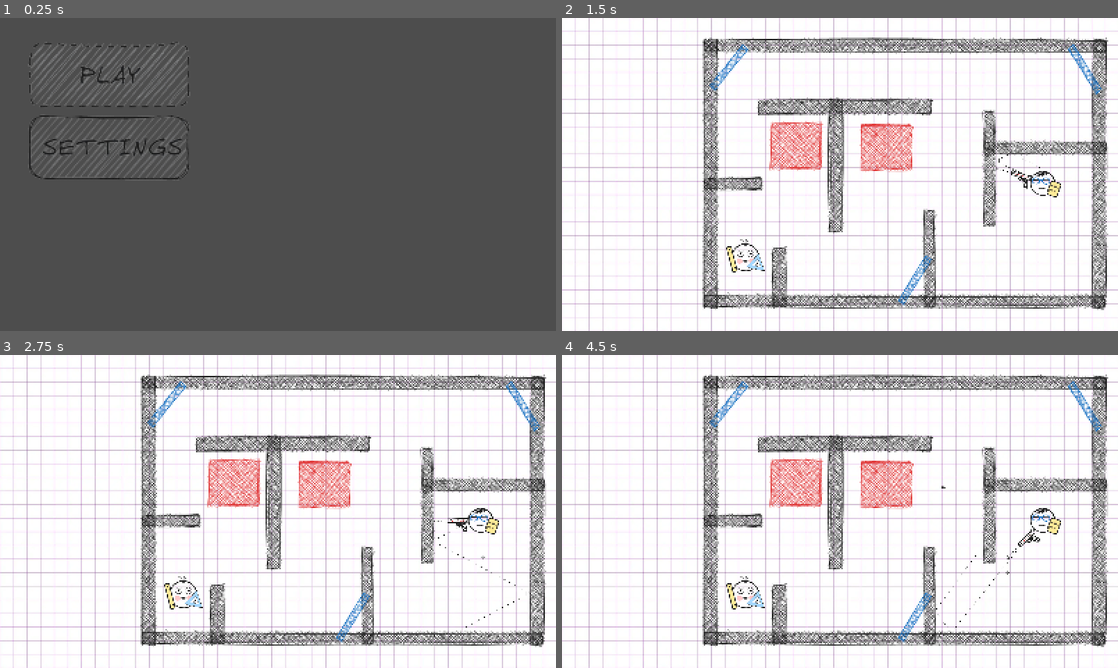
Above: before the commit, frames 1-4 (two rows, left to right).
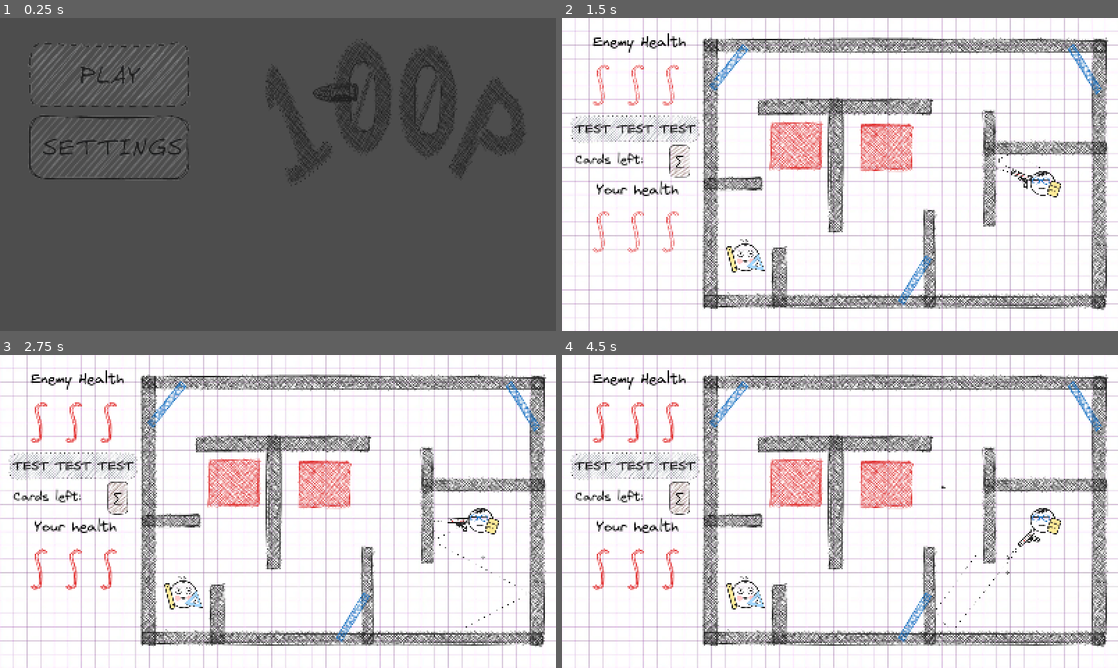
Above: after the commit, the same moments.

Repository: RebellionDevs/100P
Game: Godot game, scene res://scenes/main_menu.tscn
Same seed, same stepped clock (60 frames per second), same inputs: the game is played once before the commit and once after it.
Inputs (mouse positions are in pixels of both pictures, inside the frame that each line leads up to):
- Up to frame 1 (0.25 s): no input
- Up to frame 2 (1.5 s): click (673, 74) at 0.5 s; tap Enter at 1.25 s; move the mouse to (962, 158) at 1.27 s; click (962, 158) at 1.42 s
- Up to frame 3 (2.75 s): move the mouse to (166, 527) at 2.02 s; click (166, 527) at 2.17 s
- Up to frame 4 (4.5 s): move the mouse to (895, 442) at 2.77 s; click (895, 442) at 2.92 s; move the mouse to (812, 574) at 3.52 s; click (812, 574) at 3.67 s; move the mouse to (1006, 558) at 4.27 s; click (1006, 558) at 4.42 s

The runs differ from the first frame. In frame 1, 2.7% of the frame differs, in the area x 47-95%, y 6-54%; in frame 2, 2.5%; in frame 3, 2.6%; in frame 4, 2.6%.

Commit message:
feat: add textures, animate some stuff, start doing game UI

Diff:
--- a/scenes/game.tscn
+++ b/scenes/game.tscn
@@ -2,6 +2,16 @@
 
 [ext_resource type="Texture2D" uid="uid://byop1bjfun2tx" path="res://assets/sprites/background.png" id="1_uwrxv"]
 [ext_resource type="Script" uid="uid://d4mywpr5tytwv" path="res://scripts/game.gd" id="1_yqjtg"]
+[ext_resource type="Texture2D" uid="uid://dryywwoixpc" path="res://assets/sprites/frame.png" id="3_0tnpc"]
+[ext_resource type="Script" uid="uid://cv4asrr6wuluv" path="res://scripts/player_health.gd" id="3_lnu2h"]
+[ext_resource type="Texture2D" uid="uid://mlx6aiv6pnji" path="res://assets/sprites/health_point.png" id="4_iywne"]
+[ext_resource type="Texture2D" uid="uid://d3hx1c5it02ak" path="res://assets/sprites/health_point_empty.png" id="5_p57ef"]
+[ext_resource type="Texture2D" uid="uid://c5jncr7xtu3hs" path="res://assets/sprites/health_point_2.png" id="5_u5sy4"]
+[ext_resource type="Texture2D" uid="uid://beil6p7y5iwn5" path="res://assets/sprites/health_point_empty_2.png" id="7_gee14"]
+[ext_resource type="FontFile" uid="uid://j2ekcpybxtmh" path="res://assets/fonts/Virgil.woff2" id="8_gee14"]
+[ext_resource type="Texture2D" uid="uid://xgstx3b6tlbq" path="res://assets/sprites/card_icon.png" id="10_vtaks"]
+[ext_resource type="Script" uid="uid://bdhbnwmnpyok2" path="res://scripts/texture_rect.gd" id="11_kvpfn"]
+[ext_resource type="Texture2D" uid="uid://drfm7g5ccxcv4" path="res://assets/sprites/card_icon_2.png" id="12_dinhu"]
 
 [node name="Game" type="Node2D" unique_id=1915535653]
 script = ExtResource("1_yqjtg")
@@ -13,3 +23,88 @@
 stretch_mode = 1
 
 [node name="CurrentLevel" type="Node2D" parent="." unique_id=1779409398]
+
+[node name="UI" type="CanvasLayer" parent="." unique_id=2025582642]
+
+[node name="EnemyHealthLabel" type="Label" parent="UI" unique_id=2007637560]
+offset_left = 89.0
+offset_top = 43.0
+offset_right = 357.0
+offset_bottom = 97.0
+theme_override_colors/font_color = Color(0, 0, 0, 1)
+theme_override_fonts/font = ExtResource("8_gee14")
+theme_override_font_sizes/font_size = 42
+text = "Enemy Health"
+
+[node name="TextureRect" type="TextureRect" parent="UI" unique_id=954322678]
+offset_left = 12.0
+offset_top = 271.0
+offset_right = 408.0
+offset_bottom = 368.0
+texture = ExtResource("3_0tnpc")
+
+[node name="PlayerHealth" type="Control" parent="UI" unique_id=1667335123]
+layout_mode = 3
+anchors_preset = 0
+offset_left = 37.0
+offset_top = 540.0
+offset_right = 77.0
+offset_bottom = 580.0
+script = ExtResource("3_lnu2h")
+heart_full_frames = Array[Texture2D]([ExtResource("4_iywne"), ExtResource("5_u5sy4")])
+heart_empty_frames = Array[Texture2D]([ExtResource("5_p57ef"), ExtResource("7_gee14")])
+heart_size = Vector2(150, 150)
+spacing = -50.0
+
+[node name="PlayerHealthLabel" type="Label" parent="UI" unique_id=568801195]
+offset_left = 99.0
+offset_top = 468.0
+offset_right = 334.0
+offset_bottom = 522.0
+theme_override_colors/font_color = Color(0, 0, 0, 1)
+theme_override_fonts/font = ExtResource("8_gee14")
+theme_override_font_sizes/font_size = 42
+text = "Your health"
+
+[node name="EnemyHealth" type="Control" parent="UI" unique_id=1017973841]
+layout_mode = 3
+anchors_preset = 0
+offset_left = 37.0
+offset_top = 118.0
+offset_right = 77.0
+offset_bottom = 158.0
+script = ExtResource("3_lnu2h")
+heart_full_frames = Array[Texture2D]([ExtResource("4_iywne"), ExtResource("5_u5sy4")])
+heart_empty_frames = Array[Texture2D]([ExtResource("5_p57ef"), ExtResource("7_gee14")])
+heart_size = Vector2(150, 150)
+spacing = -50.0
+
+[node name="GameState" type="Label" parent="UI" unique_id=2139842887]
+offset_left = 37.0
+offset_top = 298.0
+offset_right = 385.0
+offset_bottom = 344.0
+theme_override_colors/font_color = Color(0, 0, 0, 1)
+theme_override_fonts/font = ExtResource("8_gee14")
+theme_override_font_sizes/font_size = 36
+text = "TEST TEST TEST"
+
+[node name="CardLeft" type="Label" parent="UI" unique_id=1050519130]
+offset_left = 38.0
+offset_top = 386.0
+offset_right = 253.0
+offset_bottom = 432.0
+theme_override_colors/font_color = Color(0, 0, 0, 1)
+theme_override_fonts/font = ExtResource("8_gee14")
+theme_override_font_sizes/font_size = 36
+text = "Cards left: "
+
+[node name="TextureRect" type="TextureRect" parent="UI/CardLeft" unique_id=1024835854]
+layout_mode = 0
+offset_left = 262.0
+offset_top = -30.0
+offset_right = 339.0
+offset_bottom = 81.0
+texture = ExtResource("10_vtaks")
+script = ExtResource("11_kvpfn")
+frames = Array[Texture2D]([ExtResource("10_vtaks"), ExtResource("12_dinhu")])
--- a/scenes/main_menu.tscn
+++ b/scenes/main_menu.tscn
@@ -10,6 +10,17 @@
 [ext_resource type="Texture2D" uid="uid://du80bb6lm6try" path="res://assets/sprites/settings_button_2.png" id="8_lgwnu"]
 [ext_resource type="Texture2D" uid="uid://c64propvvhpaa" path="res://assets/sprites/settings_button_hover.png" id="9_flqon"]
 [ext_resource type="Texture2D" uid="uid://bfcb3u4oy4lh2" path="res://assets/sprites/settings_button_hover_2.png" id="10_rcqid"]
+[ext_resource type="Texture2D" uid="uid://cmrga3tfg6cdn" path="res://assets/sprites/logo/logo_1.png" id="11_flqon"]
+[ext_resource type="Script" uid="uid://bwocyc100lrhq" path="res://scripts/logo.gd" id="11_lgwnu"]
+[ext_resource type="Texture2D" uid="uid://d0n7bk5xm5ufb" path="res://assets/sprites/logo/logo_2.png" id="13_gw5y6"]
+[ext_resource type="Texture2D" uid="uid://e3om1y7mq4rf" path="res://assets/sprites/logo/logo_3.png" id="14_svtp6"]
+[ext_resource type="Texture2D" uid="uid://nbfbuvuivvuv" path="res://assets/sprites/logo/logo_4.png" id="15_1dfpl"]
+[ext_resource type="Texture2D" uid="uid://b0cekipomf24b" path="res://assets/sprites/logo/logo_5.png" id="16_qywvv"]
+[ext_resource type="Texture2D" uid="uid://xr4gs8lkn3fb" path="res://assets/sprites/logo/logo_6.png" id="17_3wgol"]
+[ext_resource type="Texture2D" uid="uid://ibxjyl1n1n3e" path="res://assets/sprites/logo/logo_7.png" id="18_1acrt"]
+[ext_resource type="Texture2D" uid="uid://do042ee3rhyuj" path="res://assets/sprites/logo/logo_8.png" id="19_vr8o3"]
+[ext_resource type="Texture2D" uid="uid://d1roonw7x7ssv" path="res://assets/sprites/logo/logo_9.png" id="20_1a85y"]
+[ext_resource type="Texture2D" uid="uid://cq3brs24gioky" path="res://assets/sprites/logo/logo_10.png" id="21_hl5e0"]
 
 [node name="Control" type="Control" unique_id=416109375]
 layout_mode = 3
@@ -55,3 +66,14 @@
 offset_right = 126.0
 offset_bottom = 584.0
 text = "Return"
+
+[node name="TextureRect" type="TextureRect" parent="." unique_id=1980343776]
+layout_mode = 0
+offset_left = 748.0
+offset_top = 46.0
+offset_right = 1525.7898
+offset_bottom = 500.0
+texture = ExtResource("11_flqon")
+script = ExtResource("11_lgwnu")
+logo_frames = Array[Texture2D]([ExtResource("11_flqon"), ExtResource("13_gw5y6"), ExtResource("14_svtp6"), ExtResource("15_1dfpl"), ExtResource("16_qywvv"), ExtResource("17_3wgol"), ExtResource("18_1acrt"), ExtResource("19_vr8o3"), ExtResource("20_1a85y"), ExtResource("21_hl5e0")])
+change_interval = 0.1
--- /dev/null
+++ b/scripts/logo.gd
@@ -0,0 +1,15 @@
+extends TextureRect
+
+@export var logo_frames: Array[Texture2D] = []
+@export var change_interval: float = 0.15
+
+var timer: float = 0.0
+
+func _process(delta: float) -> void:
+	if logo_frames.is_empty():
+		return
+
+	timer += delta
+	if timer >= change_interval:
+		timer = 0.0
+		texture = logo_frames[randi() % logo_frames.size()]
--- /dev/null
+++ b/scripts/player_health.gd
@@ -0,0 +1,54 @@
+extends Control
+
+@export var heart_full_frames: Array[Texture2D] = []
+@export var heart_empty_frames: Array[Texture2D] = []
+
+@export var max_hp: int = 3
+@export var current_hp: int = 3
+
+@export var heart_size: Vector2 = Vector2(32, 32)
+@export var spacing: float = 6.0
+@export var anim_interval: float = 0.4
+
+var timer: float = 0.0
+var current_frame: int = 0
+
+func _ready() -> void:
+	update_health(current_hp)
+
+func _process(delta: float) -> void:
+	timer += delta
+	if timer >= anim_interval:
+		timer = 0.0
+		current_frame = 1 if current_frame == 0 else 0
+		refresh_heart_textures()
+
+func update_health(new_hp: int) -> void:
+	current_hp = clamp(new_hp, 0, max_hp)
+
+	for child in get_children():
+		child.queue_free()
+
+	for i in range(max_hp):
+		var heart = TextureRect.new()
+		heart.custom_minimum_size = heart_size
+		heart.expand_mode = TextureRect.EXPAND_IGNORE_SIZE
+		heart.stretch_mode = TextureRect.STRETCH_KEEP_ASPECT_CENTERED
+		heart.position = Vector2(i * (heart_size.x + spacing), 0)
+		add_child(heart)
+
+	refresh_heart_textures()
+
+func refresh_heart_textures() -> void:
+	var hearts = get_children()
+	for i in range(hearts.size()):
+		if i < current_hp:
+			if heart_full_frames.size() >= 2:
+				hearts[i].texture = heart_full_frames[current_frame]
+			elif not heart_full_frames.is_empty():
+				hearts[i].texture = heart_full_frames[0]
+		else:
+			if heart_empty_frames.size() >= 2:
+				hearts[i].texture = heart_empty_frames[current_frame]
+			elif not heart_empty_frames.is_empty():
+				hearts[i].texture = heart_empty_frames[0]
--- /dev/null
+++ b/scripts/texture_rect.gd
@@ -0,0 +1,26 @@
+extends TextureRect
+
+@export var frames: Array[Texture2D] = []
+@export var frame_interval: float = 0.4
+
+var current_frame: int = 0
+var timer: float = 0.0
+
+func _ready() -> void:
+	update_frame()
+
+func _process(delta: float) -> void:
+	if frames.size() < 2:
+		return
+
+	timer += delta
+	if timer >= frame_interval:
+		timer = 0.0
+		current_frame = 1 if current_frame == 0 else 0
+		update_frame()
+
+func update_frame() -> void:
+	if frames.size() >= 2:
+		texture = frames[current_frame]
+	elif not frames.is_empty():
+		texture = frames[0]
Binary file added: assets/fonts/Virgil.woff2
Not shown, added: assets/fonts/Virgil.woff2.import
Binary file added: assets/sprites/card_icon.png
Not shown, added: assets/sprites/card_icon.png.import
Binary file added: assets/sprites/card_icon_2.png
Not shown, added: assets/sprites/card_icon_2.png.import
Binary file added: assets/sprites/frame.png
Not shown, added: assets/sprites/frame.png.import
Binary file added: assets/sprites/health_point.png
Not shown, added: assets/sprites/health_point.png.import
Binary file added: assets/sprites/health_point_2.png
Not shown, added: assets/sprites/health_point_2.png.import
(and 27 more such lines)
